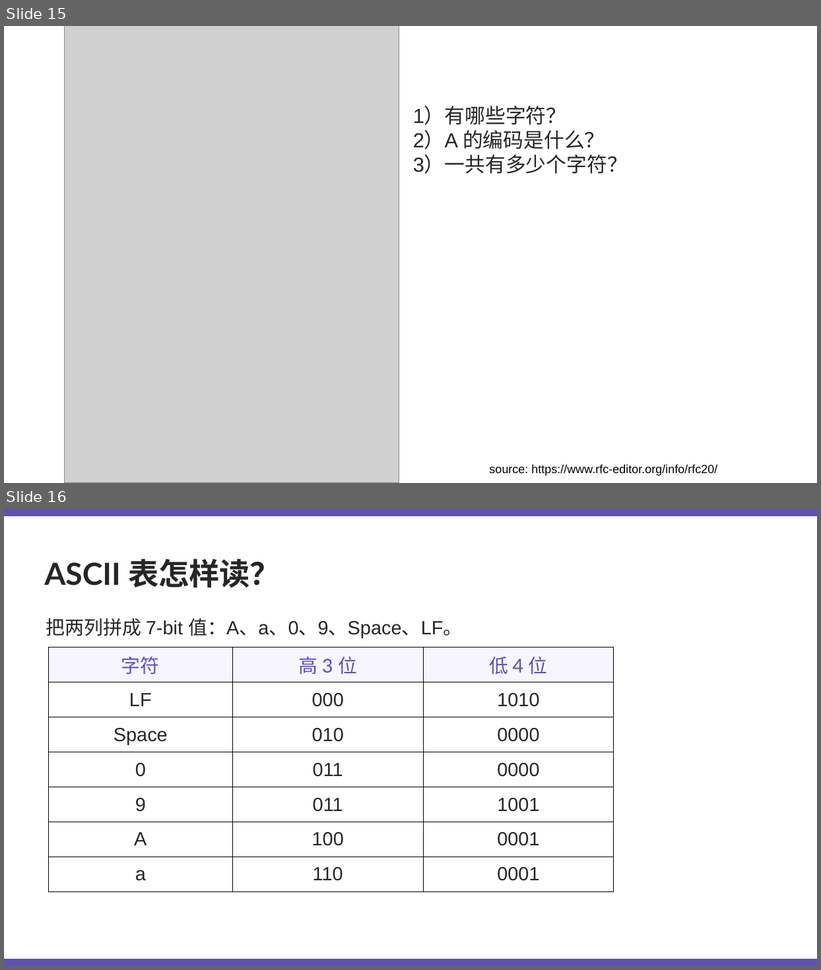
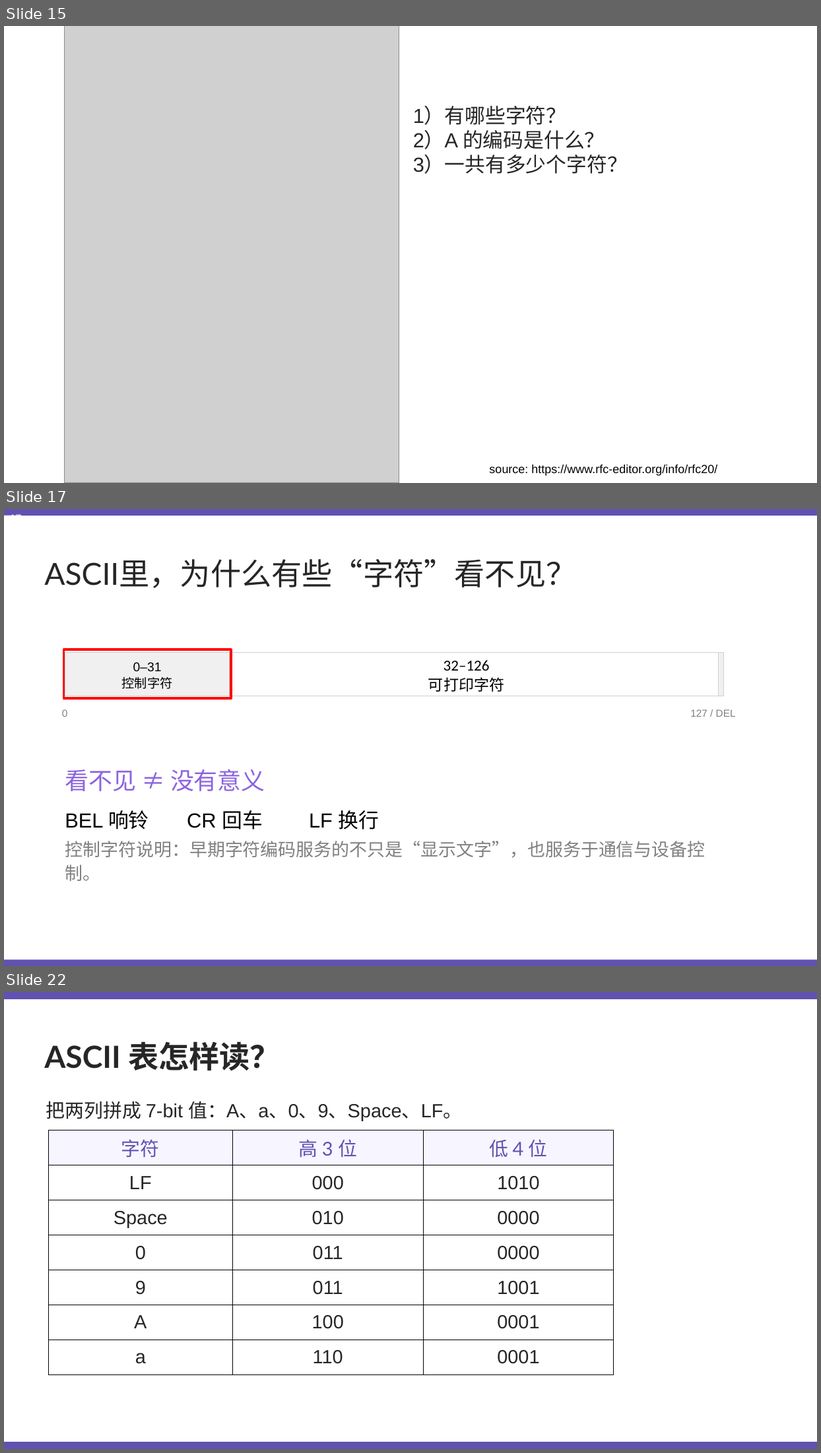
Before and after one commit to Kunonepeng/shtick, a slide deck: 1-2-encoding/1-2-3-character-encoding/1-2-3-character-encoding-v6-2.pptx. Shown one above the other, each under a label of ours: slides 15 and 16 before the commit, slides 15, 17 and 22 after it; the slides between them are not shown. The pictures are 821x970 and 821x1453 pixels, drawn with LibreOffice and Linux fonts; fonts in the diff are those of the drawing; grey boxes stand for pictures. Boxes give left, top, right and bottom in pixels: in the first picture for what was removed or moved away, otherwise in the second. Text is boxed around its words. In the diff, an @@ line names an element or a change of style, - is before the commit and + after.

```diff
--- a/1-2-encoding/1-2-3-character-encoding/1-2-3-character-encoding-v6-2.pptx
+++ b/1-2-encoding/1-2-3-character-encoding/1-2-3-character-encoding-v6-2.pptx
@@ slide 17 added at [4, 509, 817, 966], background #FFFFFF @@
@@ line added from (4, 512) to (817, 512), #6251B1 8 pt @@
@@ page number added at [10, 514, 21, 516], 12 pt, text #FFFFFF @@
+17
@@ text added at [44, 559, 576, 588], 36 pt, text #262626 @@
+ASCII里，为什么有些“字符”看不见？
@@ rectangle added at [64, 650, 231, 698], outline #FF0000 3 pt @@
@@ rectangle added at [65, 652, 230, 696], fill #F0F0F0, outline #D0D0D0 1 pt @@
@@ text added at [122, 662, 173, 689], 15 pt, text #000000 @@
+0–31
+控制字符
@@ rectangle added at [230, 652, 719, 696], fill #FFFFFF, outline #D0D0D0 1 pt @@
@@ text added at [428, 660, 505, 692], 18 pt, text #000000 @@
+32–126
+可打印字符
@@ rectangle added at [719, 652, 724, 696], fill #F0F0F0, outline #D0D0D0 1 pt @@
@@ text added at [62, 710, 68, 717], 12 pt, text #808080 @@
+0
@@ text added at [690, 710, 736, 717], 12 pt, text #808080 @@
+127 / DEL
@@ text added at [65, 769, 265, 791], 28 pt, text #8C64E1 @@
+看不见 ≠ 没有意义
@@ text added at [65, 811, 380, 830], 24 pt, text #000000 @@
+BEL 响铃 CR 回车 LF 换行
@@ text added at [65, 841, 705, 881], 21 pt, text #808080 @@
+控制字符说明：早期字符编码服务的不只是“显示文字”，也服务于通信与设备控制。
@@ line added from (4, 964) to (817, 964), #6251B1 8 pt @@
@@ what was slide 16 is now slide 22 @@
```
Also in this commit, not shown: 5 slides changed, 6 other slides added, 1 other file.
